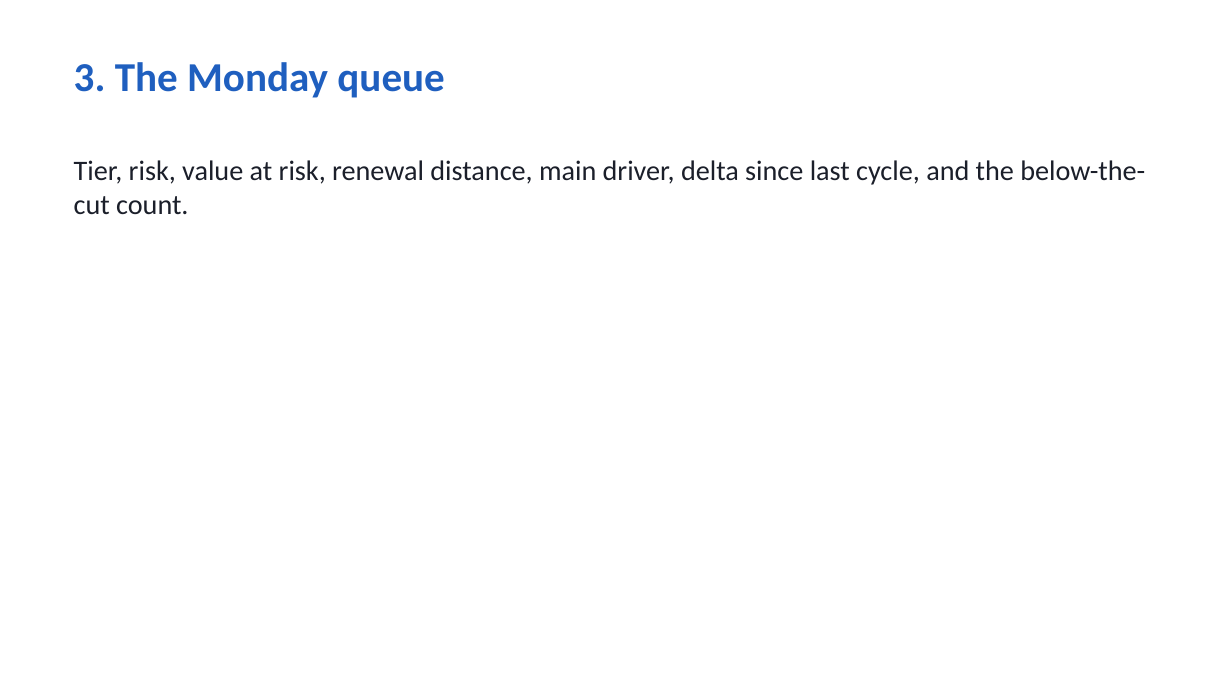
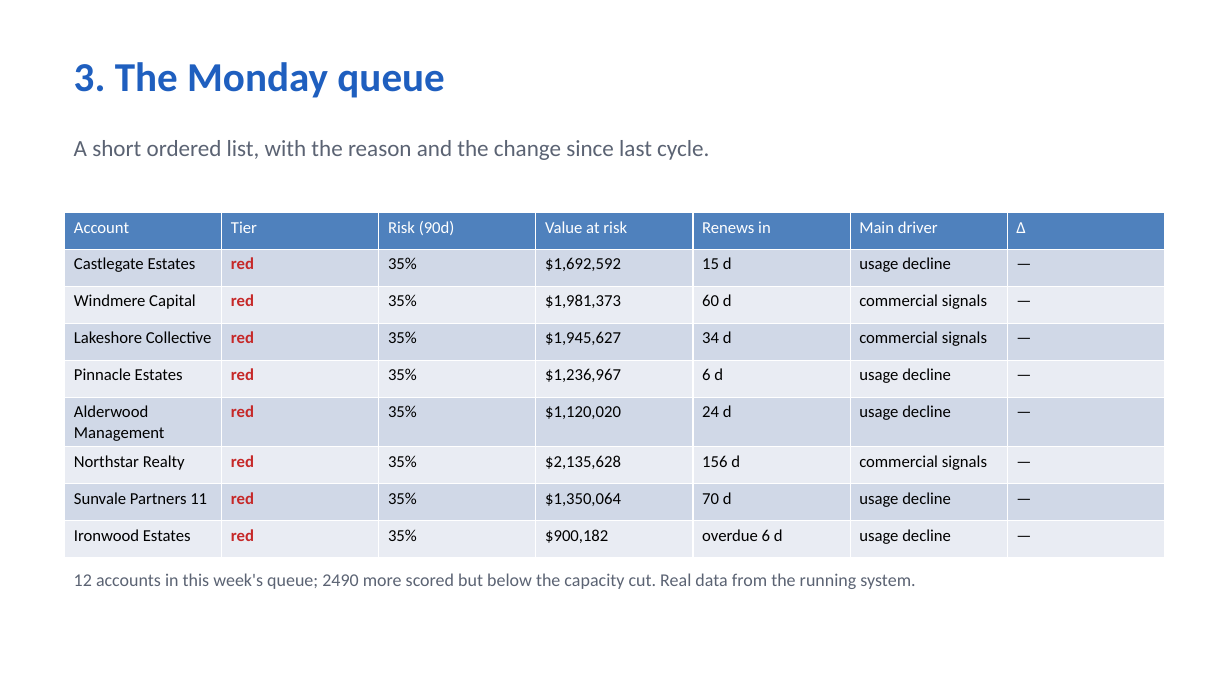
Before and after one commit to akhilpdas/fello-pulse, a slide deck: slide 4 of docs/Pulse_deck.pptx. Drawn at 1232x693 pixels with LibreOffice and Linux fonts; fonts in the diff are those of the drawing. Boxes give left, top, right and bottom in pixels: in the first picture for what was removed or moved away, otherwise in the second. Text is boxed around its words. In the diff, an @@ line names an element or a change of style, - is before the commit and + after.

```diff
--- a/docs/Pulse_deck.pptx
+++ b/docs/Pulse_deck.pptx
@@ text at [74,140,709,160]: text changed; size 22 to 18 pt; text colour #1B1F2A to #5B6373 @@
-Tier, risk, value at risk, renewal distance, main driver, delta since last cycle, and the below-the-cut count.
+A short ordered list, with the reason and the change since last cycle.
@@ table added at [65,213,1165,548], 9 rows, 7 columns @@
+Account | Tier | Risk (90d) | Value at risk | Renews in | Main driver | Δ
+Castlegate Estates | red | 35% | $1,692,592 | 15 d | usage decline | —
+Windmere Capital | red | 35% | $1,981,373 | 60 d | commercial signals | —
+Lakeshore Collective | red | 35% | $1,945,627 | 34 d | commercial signals | —
+Pinnacle Estates | red | 35% | $1,236,967 | 6 d | usage decline | —
+Alderwood Management | red | 35% | $1,120,020 | 24 d | usage decline | —
+Northstar Realty | red | 35% | $2,135,628 | 156 d | commercial signals | —
+Sunvale Partners 11 | red | 35% | $1,350,064 | 70 d | usage decline | —
+Ironwood Estates | red | 35% | $900,182 | overdue 6 d | usage decline | —
@@ text added at [74,573,915,589], 14 pt, text #5B6373 @@
+12 accounts in this week's queue; 2490 more scored but below the capacity cut. Real data from the running system.
```
Also in this commit, not shown: 1 other slide changed, 10 other files.
